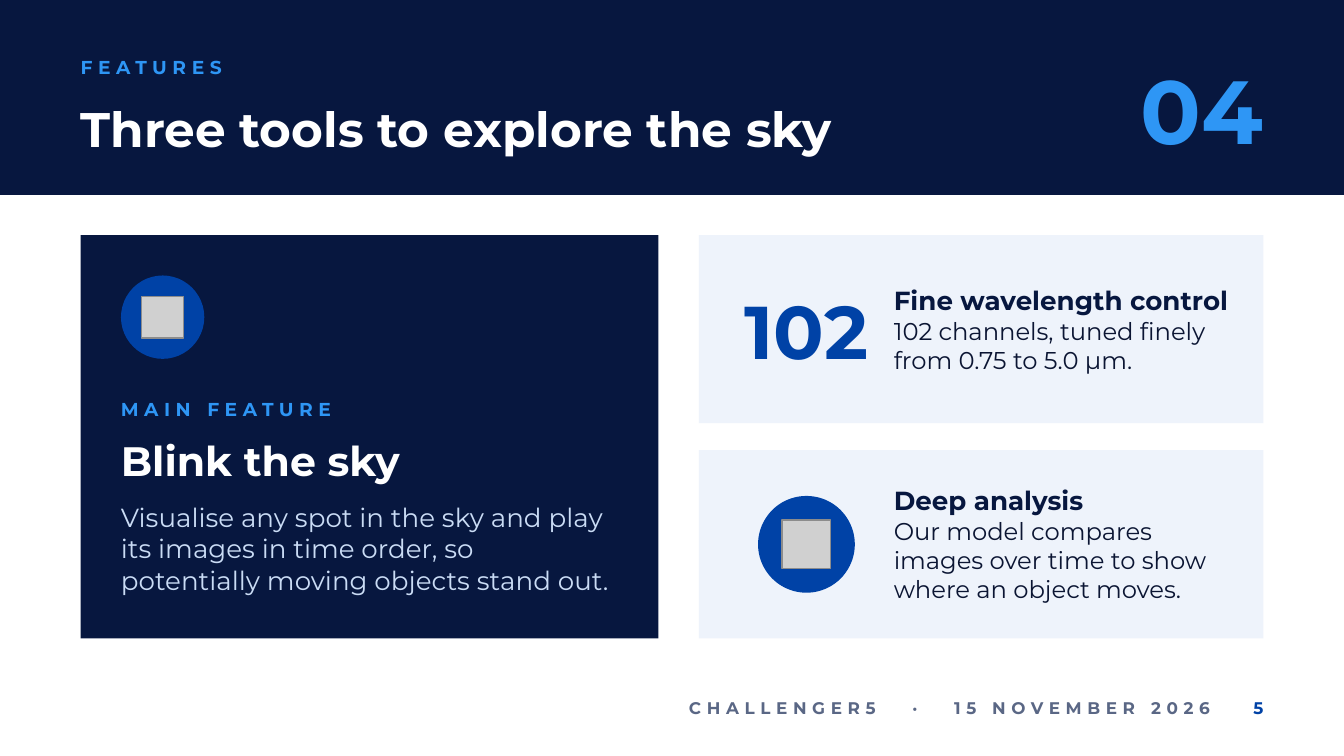
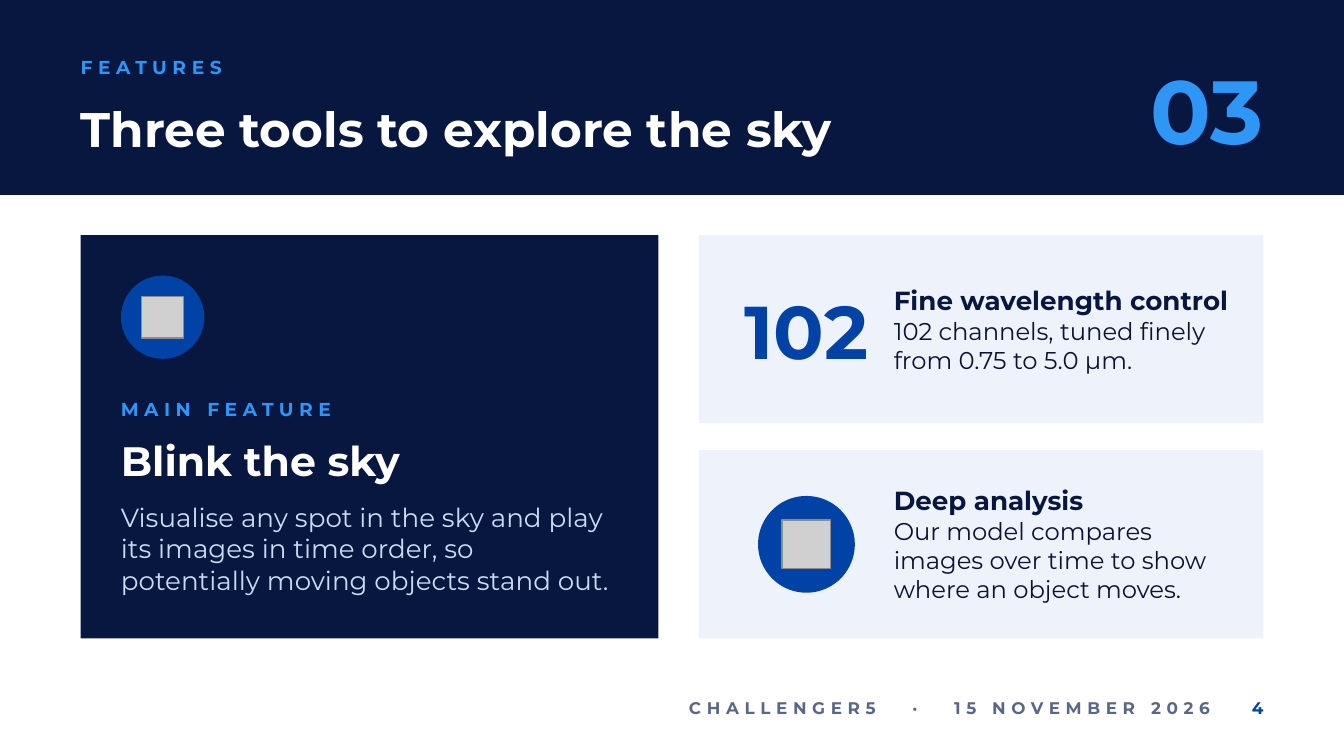
Before and after one commit to ngydc/sac-challenger5, a slide deck: slide 4 of docs/submission/CHALLENGER5_pitch.pptx (slide 5 before the commit). Drawn at 1344x756 pixels with LibreOffice and Linux fonts; fonts in the diff are those of the drawing; grey boxes stand for pictures; background and template pictures are left out. Boxes give left, top, right and bottom in pixels: in the first picture for what was removed or moved away, otherwise in the second. Text is boxed around its words. In the diff, an @@ line names an element or a change of style, - is before the commit and + after.

```diff
--- a/docs/submission/CHALLENGER5_pitch.pptx
+++ b/docs/submission/CHALLENGER5_pitch.pptx
@@ text at (1150,80,1263,145): text changed @@
-04
+03
@@ page number at (1252,702,1264,714): text changed @@
-5
+4
```
Also in this commit, not shown: 5 other slides changed, 1 slide added, 1 slide removed.
